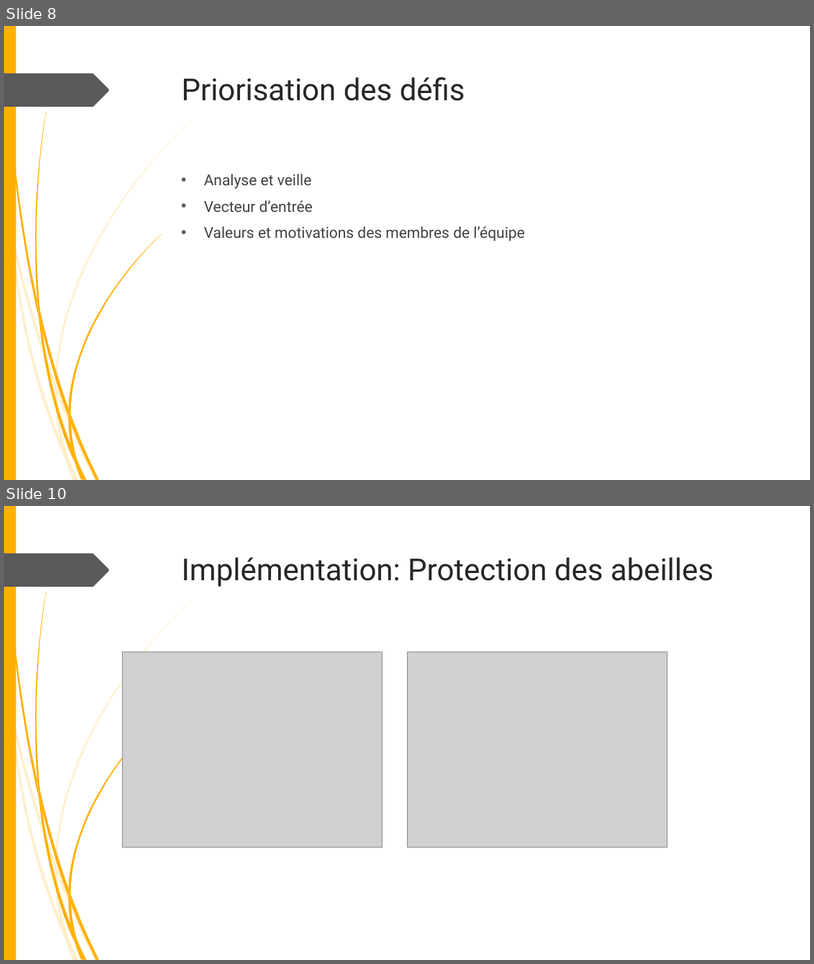
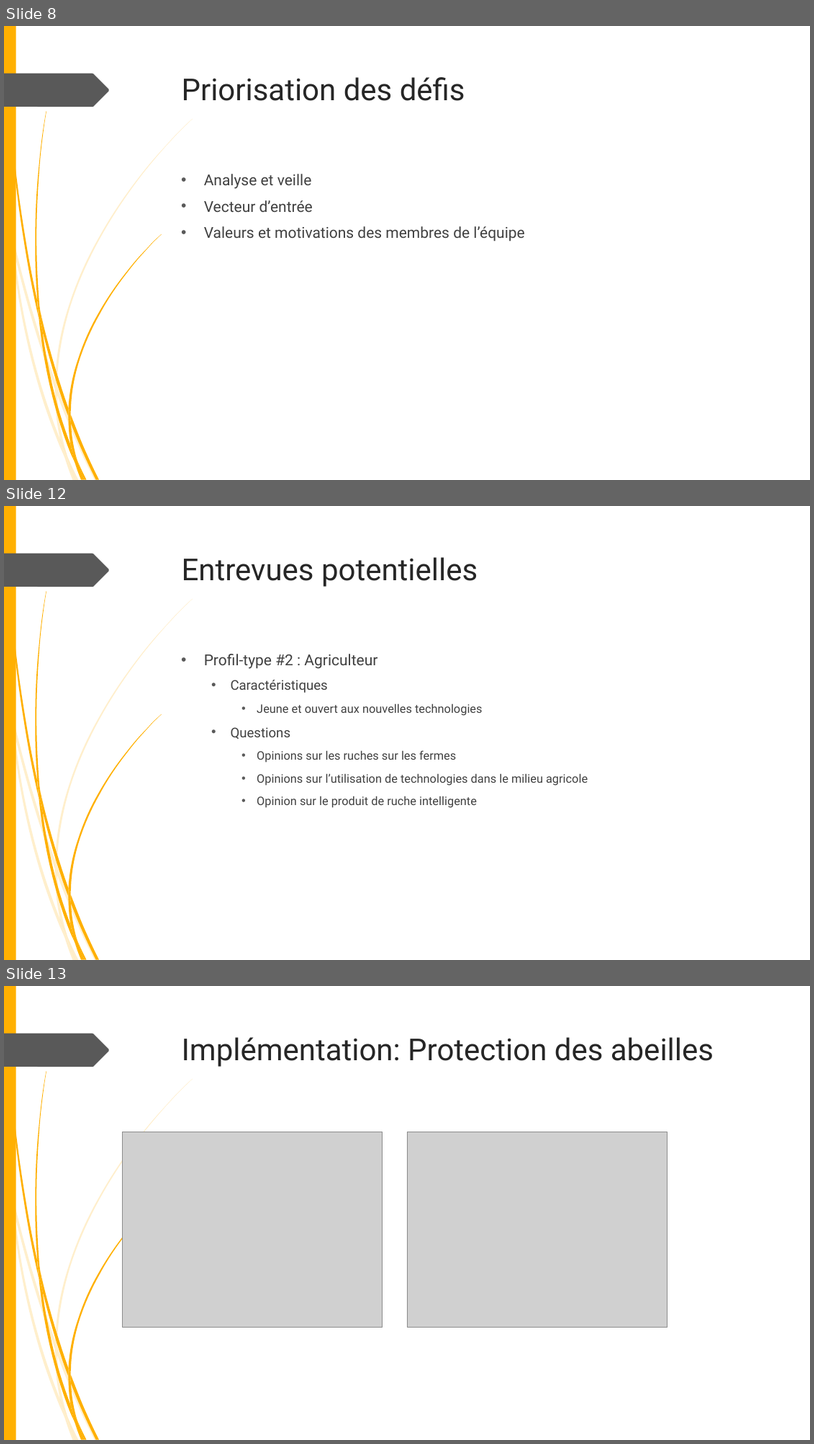
Before and after one commit to fisj2002/Projet_S6_Documentation, a slide deck: Présentation Éthique.pptx. Shown one above the other, each under a label of ours: slides 8 and 10 before the commit, slides 8, 12 and 13 after it; the slides between them are not shown. The pictures are 814x964 and 814x1444 pixels, drawn with LibreOffice and Linux fonts; fonts in the diff are those of the drawing; grey boxes stand for pictures; background and template pictures are left out. Boxes give left, top, right and bottom in pixels: in the first picture for what was removed or moved away, otherwise in the second. Text is boxed around its words. In the diff, an @@ line names an element or a change of style, - is before the commit and + after.

```diff
--- a/Présentation Éthique.pptx
+++ b/Présentation Éthique.pptx
@@ slide 12 added at (4, 506, 810, 960), background #FFFFFF; not listed: 24 template elements that a slide beside it also shows @@
@@ title added at (182, 557, 478, 587), 36 pt, text #262626 @@
+Entrevues potentielles
@@ text added at (204, 654, 588, 808), 14 pt, text #404040 @@
+• Profil-type #2 : Agriculteur
+  • Caractéristiques
+    • Jeune et ouvert aux nouvelles technologies
+  • Questions
+    • Opinions sur les ruches sur les fermes
+    • Opinions sur l’utilisation de technologies dans le milieu agricole
+    • Opinion sur le produit de ruche intelligente
@@ what was slide 10 is now slide 13 @@
```
Also in this commit, not shown: 1 slide changed, 2 other slides added.
